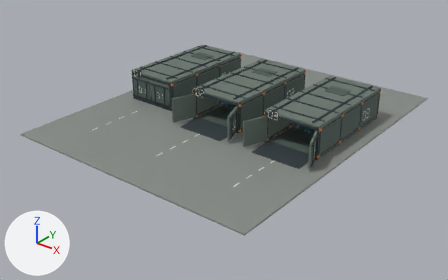
What one commit did to the glTF model assets/hover-tank/containers/mork_container_low_diorama.glb.
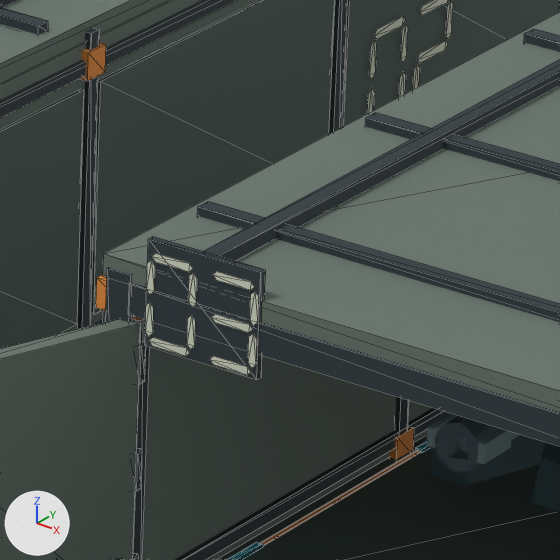
The first picture shows the older version from a 50 mm lens placed at (44.9, -61.8, 32.2), pointed at (0.1, -5.8, -2.5). The close-ups show the older and then the newer version on the part from 57% to 68% of the width and 32% to 49% of the height of that picture. Only the edits that show in the close-ups are written down. The lights are fixed; the arrows at lower left show +X, +Y and +Z. The close-ups show mesh edges as thin lines. Where no turn or scale is listed for an object, it has been applied to the vertices. Vertices at exactly the same position are counted once.

The scene before the commit, as lines of its bpy script (objects in view):
```python
me_cube_689 = bpy.data.meshes.new('Cube.689')
me_cube_689.from_pydata(...)  # 646 vertices, 804 faces; spans x -3.73..3.73, y -7.49..7.45, z -0.12..4.3
me_cube_689.materials.append(mat_container_game___vertex_palette)
me_cube_766 = bpy.data.meshes.new('Cube.766')
me_cube_766.from_pydata(...)  # 646 vertices, 804 faces; spans x -3.73..3.73, y -7.49..7.45, z -0.12..4.3
me_cube_766.materials.append(mat_container_game___vertex_palette)
me_cube_808 = bpy.data.meshes.new('Cube.808')
me_cube_808.from_pydata(...)  # 72 vertices, 108 faces; spans x -3.62..3.62, y -7.45..7.45, z -0.12..0.28
me_cube_808.materials.append(mat_container_game___vertex_palette)
ob_geometry_roof_03_container_game___vertex_palette = bpy.data.objects.new('Geometry_ROOF_03_Container game / vertex palette', me_cube_808)
ob_geometry_roof_03_container_game___vertex_palette.location = (11.0, 0.0, 3.99)
ob_geometry_shell_02_001_container_game___vertex_palette = bpy.data.objects.new('Geometry_SHELL_02.001_Container game / vertex palette', me_cube_689)
ob_geometry_shell_02_001_container_game___vertex_palette.location = (0.0, 0.0, 0.12)
ob_geometry_shell_03_container_game___vertex_palette = bpy.data.objects.new('Geometry_SHELL_03_Container game / vertex palette', me_cube_766)
ob_geometry_shell_03_container_game___vertex_palette.location = (11.0, 0.0, 0.12)
# also in view: 'Geometry_VEHICLE_03_Container game / vertex palette' at (11.0, 0.0, 1.8); 'Geometry_DOOR_03_L_Container game / vertex palette' at (7.1, -8.9, 1.9); 'Geometry_ROOF_02.001_Container game / vertex palette' at (0.0, 0.0, 4.1)
```
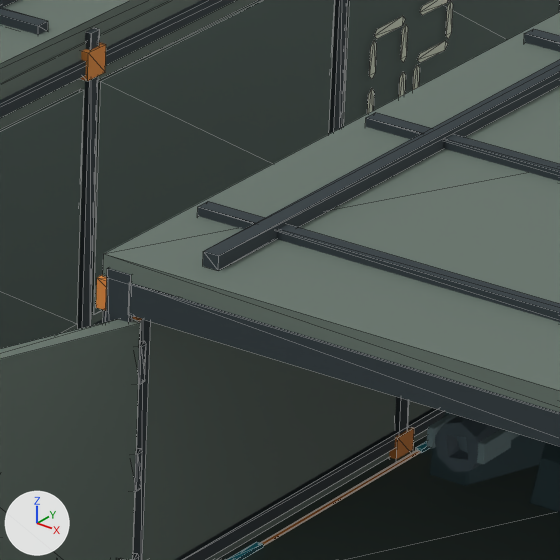
Where the newer file only moved an object's origin or applied its transform, the numbers keep the older frame.

Pixel boxes [x1, y1, x2, y2] of what changed, in the close-ups (560 x 560 px):
```json
{"object": "Geometry_SHELL_03_Container game / vertex palette", "change": "reshaped", "before": [96, 237, 560, 560], "after": [96, 268, 560, 560]}
{"part": 1, "of": "me_cube_766", "change": "deleted", "before": [145, 237, 266, 380]}
```

Edits to the scene script, one JSON object a line:
```json
{"block": "me_cube_766", "where": "# used by ob_geometry_shell_03_container_game___vertex_palette; location = (11.0, 0.0, 0.12)"}
{"op": "remove", "block": "me_cube_766", "code": "me_cube_766.from_pydata(...)  # 646 vertices, 804 faces; spans x -3.73..3.73, y -7.49..7.45, z -0.12..4.3"}
{"op": "add", "block": "me_cube_766", "code": "me_cube_766.from_pydata(...)  # 572 vertices, 748 faces; spans x -3.73..3.73, y -7.46..7.45, z -0.12..3.88"}
{"block": "me_cube_766", "change": "me_cube_766 part 1: 12 loose pieces with 74 vertices, spanning x -3.09..-1.77, y -7.49..-7.39, z 3.17..4.3, are deleted"}
```
